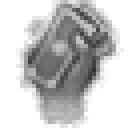
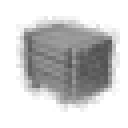
Two versions of the same layered image (128x128). Layer-by-layer changes:
added group "resources" with 5 layers above "Layer 4" over [16, 24, 112, 108]
added layer "Layer 11" in group "resources" over [24, 24, 112, 104]
hid "Layer 6" over [20, 0, 116, 124]
